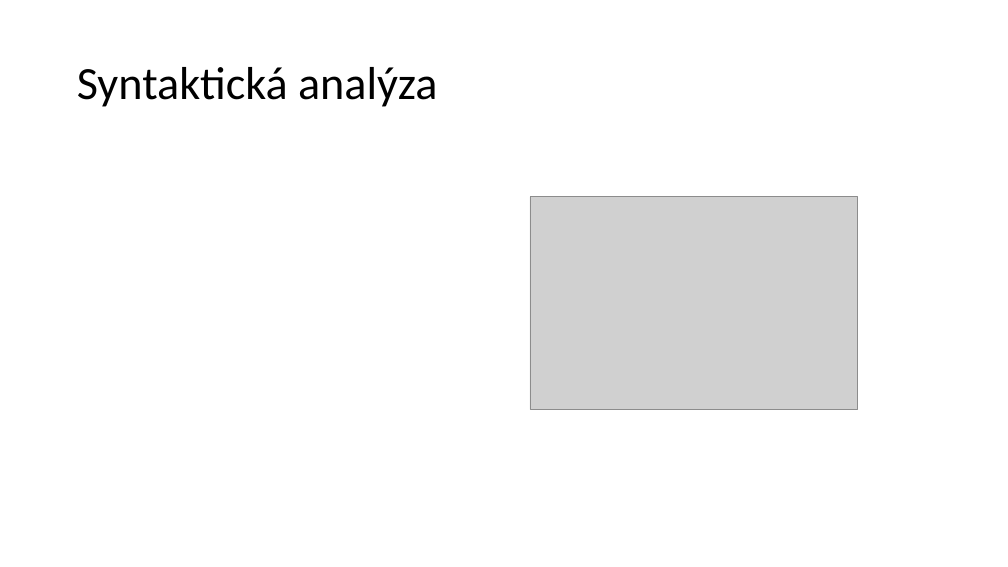
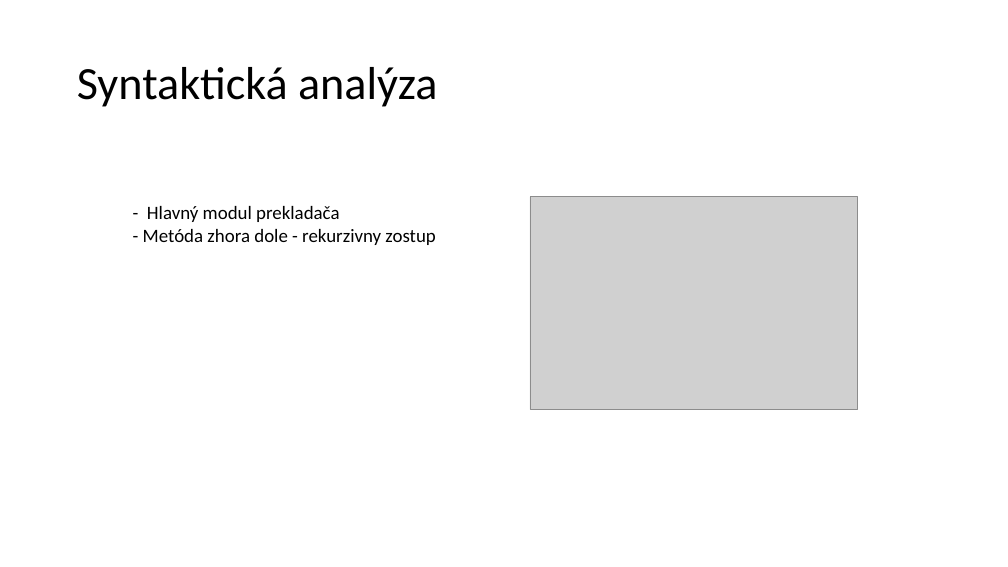
Before and after one commit to AndreiShchepa/BUT_COMPILER_2021, a slide deck: slide 5 of documentation/Presentation.pptx. Drawn at 1008x567 pixels with LibreOffice and Linux fonts; fonts in the diff are those of the drawing; grey boxes stand for pictures. Boxes give left, top, right and bottom in pixels: in the first picture for what was removed or moved away, otherwise in the second. Text is boxed around its words. In the diff, an @@ line names an element or a change of style, - is before the commit and + after.

```diff
--- a/documentation/Presentation.pptx
+++ b/documentation/Presentation.pptx
@@ text added at [143,206,435,245], 18 pt, text #000000 @@
+- Hlavný modul prekladača
+- Metóda zhora dole - rekurzivny zostup
```
Also in this commit, not shown: 5 other slides changed, 1 slide added, 1 slide removed, 1 other file.
